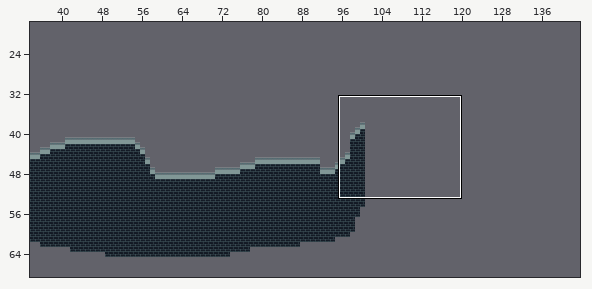
Tiled map: nobuild/test.tmx. Above: a wide view before the commit, with the close-up outlined.
Close-up. Before:
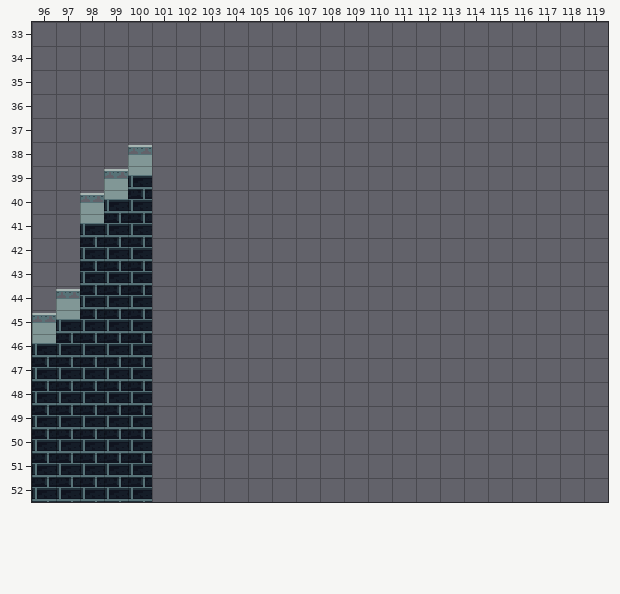
Cells are 16x16 px. Shown: x 96..119, y 33..52. The commit also changed other parts of the map, which this record leaves out. The old version is drawn lined up with the new one.
After the commit:
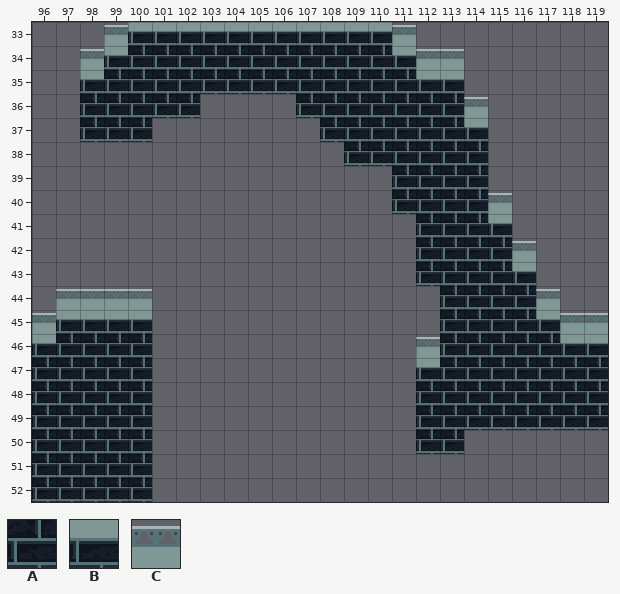
Key: from "tiles": A 0, B 1, C 2.
_ is an empty cell.
Tiles replaced or removed in this view: A, B, C.
What changed:
Changed rows in their new state; . is an unchanged cell.
map size 120x80 -> 201x80 cells
Layer "ground":
first column x 98:
33 .CBBBBBBBBBBBC........
34 CBAAAAAAAAAAABCC......
35 BAAAAAAAAAAAAABB......
36 AAAAA....AAAAAAAC.....
37 AAA.......AAAAAAB.....
38 .._........AAAAAA.....
39 .__..........AAAA.....
40 ___..........AAAAC....
41 ___...........AAAB....
42 ___...........AAAAC...
43 ___...........AAAAB...
44 CCC............AAAAC..
45 BBB............AAAABCC
46 ..............CAAAAABB
47 ..............BAAAAAAA
48 ..............AAAAAAAA
49 ..............AAAAAAAA
50 ..............AA......
